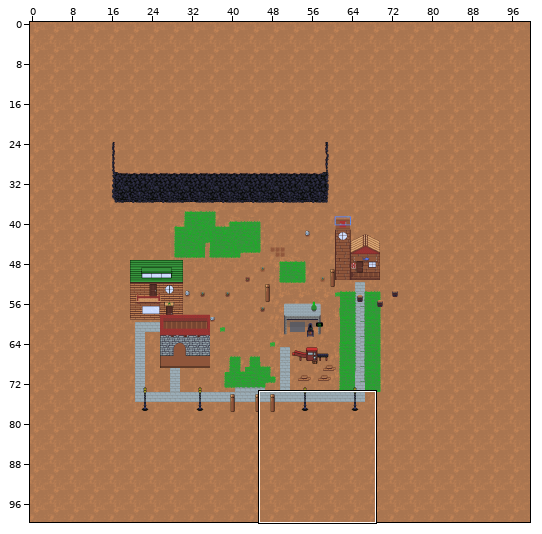
A Tiled map gets an edit: SecretProject/SecretProject/bin/DesktopGL/AnyCPU/Debug/Content/Map/worldMap.tmx. Above: a wide view before the commit, with the close-up outlined.
Close-up. Before the commit:
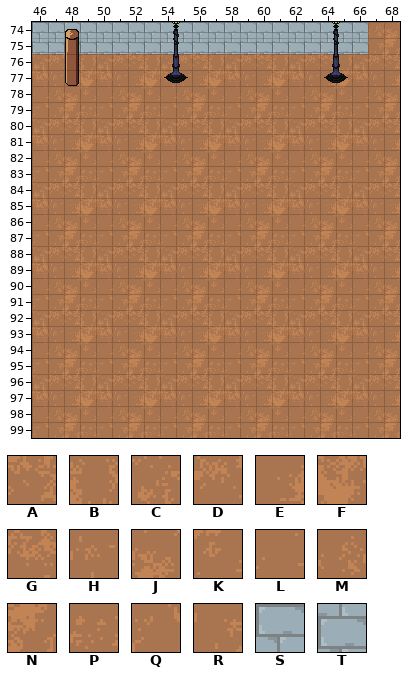
Cells are 16x16 px. Shown: x 46..68, y 74..99. The commit also changed other parts of the map, which this record leaves out.
Key: from "MasterSpriteSheet": A 3356, B 3357, C 3358, D 3359, E 3456, F 3457, G 3458, H 3459, J 3556, K 3557, L 3558, M 3559, N 3656, P 3657, Q 3658, R 3659, S 4922, T 5022.
_ is an empty cell.
Layers that did not change in this view are not listed.
Layer "background" before, first column x 46:
 74 SSSSSSSSSSSSSSSSSSSSSMJ
 75 TTTTTTTTTTTTTTTTTTTTTRN
 76 CDABCDABCDABCDABCDABCDA
 77 GHEFGHEFGHEFGHEFGHEFGHE
 78 LMJKLMJKLMJKLMJKLMJKLMJ
 79 QRNPQRNPQRNPQRNPQRNPQRN
 80 CDABCDABCDABCDABCDABCDA
 81 GHEFGHEFGHEFGHEFGHEFGHE
 82 LMJKLMJKLMJKLMJKLMJKLMJ
 83 QRNPQRNPQRNPQRNPQRNPQRN
 84 CDABCDABCDABCDABCDABCDA
 85 GHEFGHEFGHEFGHEFGHEFGHE
 86 LMJKLMJKLMJKLMJKLMJKLMJ
 87 QRNPQRNPQRNPQRNPQRNPQRN
 88 CDABCDABCDABCDABCDABCDA
 89 GHEFGHEFGHEFGHEFGHEFGHE
 90 LMJKLMJKLMJKLMJKLMJKLMJ
 91 QRNPQRNPQRNPQRNPQRNPQRN
 92 CDABCDABCDABCDABCDABCDA
 93 GHEFGHEFGHEFGHEFGHEFGHE
 94 LMJKLMJKLMJKLMJKLMJKLMJ
 95 QRNPQRNPQRNPQRNPQRNPQRN
 96 CDABCDABCDABCDABCDABCDA
 97 GHEFGHEFGHEFGHEFGHEFGHE
 98 LMJKLMJKLMJKLMJKLMJKLMJ
 99 QRNPQRNPQRNPQRNPQRNPQRN
The result:
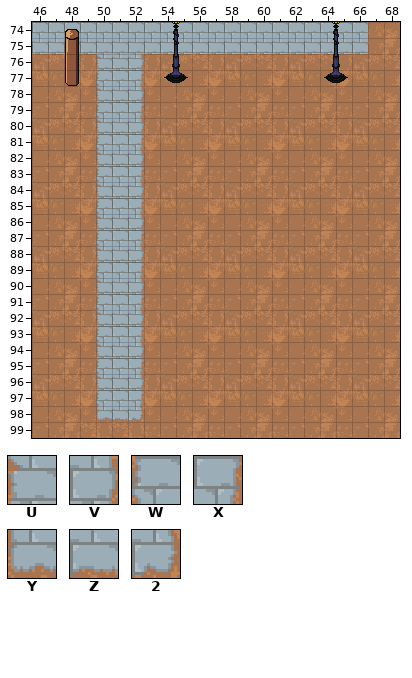
Further tiles: from "MasterSpriteSheet": U 3611, V 3614, W 3711, X 3714, Y 3811, Z 3813, 2 3814.
Change:
Changed rows in their new state; . is an unchanged cell.
Layer "background":
first column x 49:
 76 .UTV
 77 .WSX
 78 .UTV
 79 .WSX
 80 .UTV
 81 .WSX
 82 .UTV
 83 .WSX
 84 .UTV
 85 .WSX
 86 .UTV
 87 .WSX
 88 .UTV
 89 .WSX
 90 .UTV
 91 .WSX
 92 .UTV
 93 .WSX
 94 .UTV
 95 .WSX
 96 .UTV
 97 .WSX
 98 .YZ2
 99 ABAB
Where, in picture pixels (left, top, right, bottom), the same in both close-ups:
changed: (80, 54, 144, 438)
